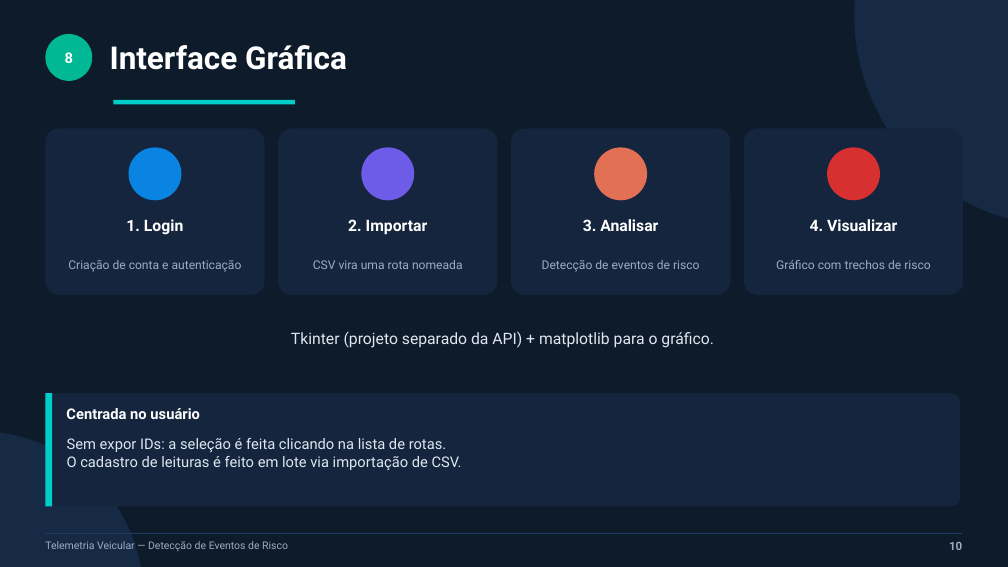
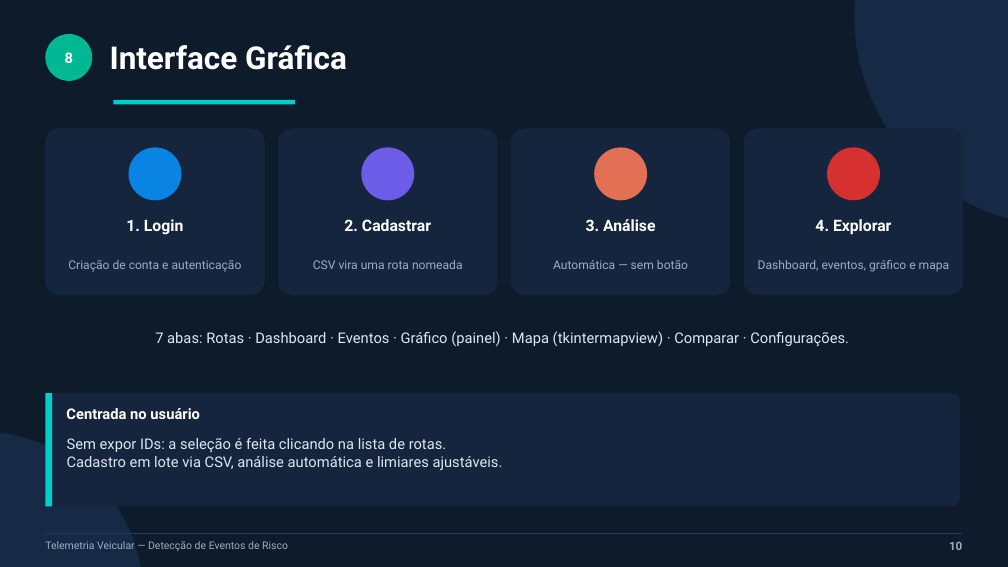
Before and after one commit to joaomauricio22/sensores-iot, a slide deck: slide 10 of apresentacao/slides_pav.pptx. Drawn at 1008x567 pixels with LibreOffice and Linux fonts; fonts in the diff are those of the drawing. Boxes give left, top, right and bottom in pixels: in the first picture for what was removed or moved away, otherwise in the second. Text is boxed around its words. In the diff, an @@ line names an element or a change of style, - is before the commit and + after.

Commit message:
Adiciona dashboard+score, mapa GPS, 6 classificações de risco, configurações ajustáveis, comparação de rotas e exportação CSV

```diff
--- a/apresentacao/slides_pav.pptx
+++ b/apresentacao/slides_pav.pptx
@@ text at box(344, 219, 431, 231): text changed @@
-2. Importar
+2. Cadastrar
@@ text at box(586, 219, 655, 231): text changed @@
-3. Analisar
+3. Análise
@@ text at box(815, 219, 891, 235): text changed @@
-4. Visualizar
+4. Explorar
@@ text at box(553, 260, 688, 269): text changed @@
-Detecção de eventos de risco
+Automática — sem botão
@@ text at box(758, 260, 950, 272): text changed @@
-Gráfico com trechos de risco
+Dashboard, eventos, gráfico e mapa
@@ text at box(155, 331, 849, 346): text changed; size 15 to 14 pt @@
-Tkinter (projeto separado da API) + matplotlib para o gráfico.
+7 abas: Rotas · Dashboard · Eventos · Gráfico (painel) · Mapa (tkintermapview) · Comparar · Configurações.
@@ text at box(67, 438, 503, 470): text changed @@
-Sem expor IDs: a seleção é feita clicando na lista de rotas.
-O cadastro de leituras é feito em lote via importação de CSV.
+Sem expor IDs: a seleção é feita clicando na lista de rotas.
+Cadastro em lote via CSV, análise automática e limiares ajustáveis.
```
Also in this commit, not shown: 8 other slides changed, 1 slide added, 36 other files.
